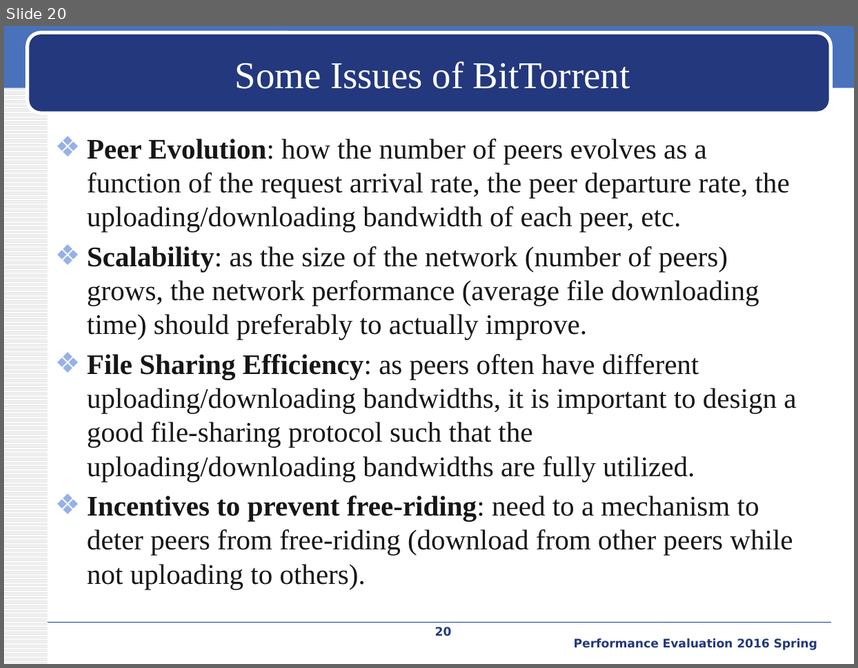
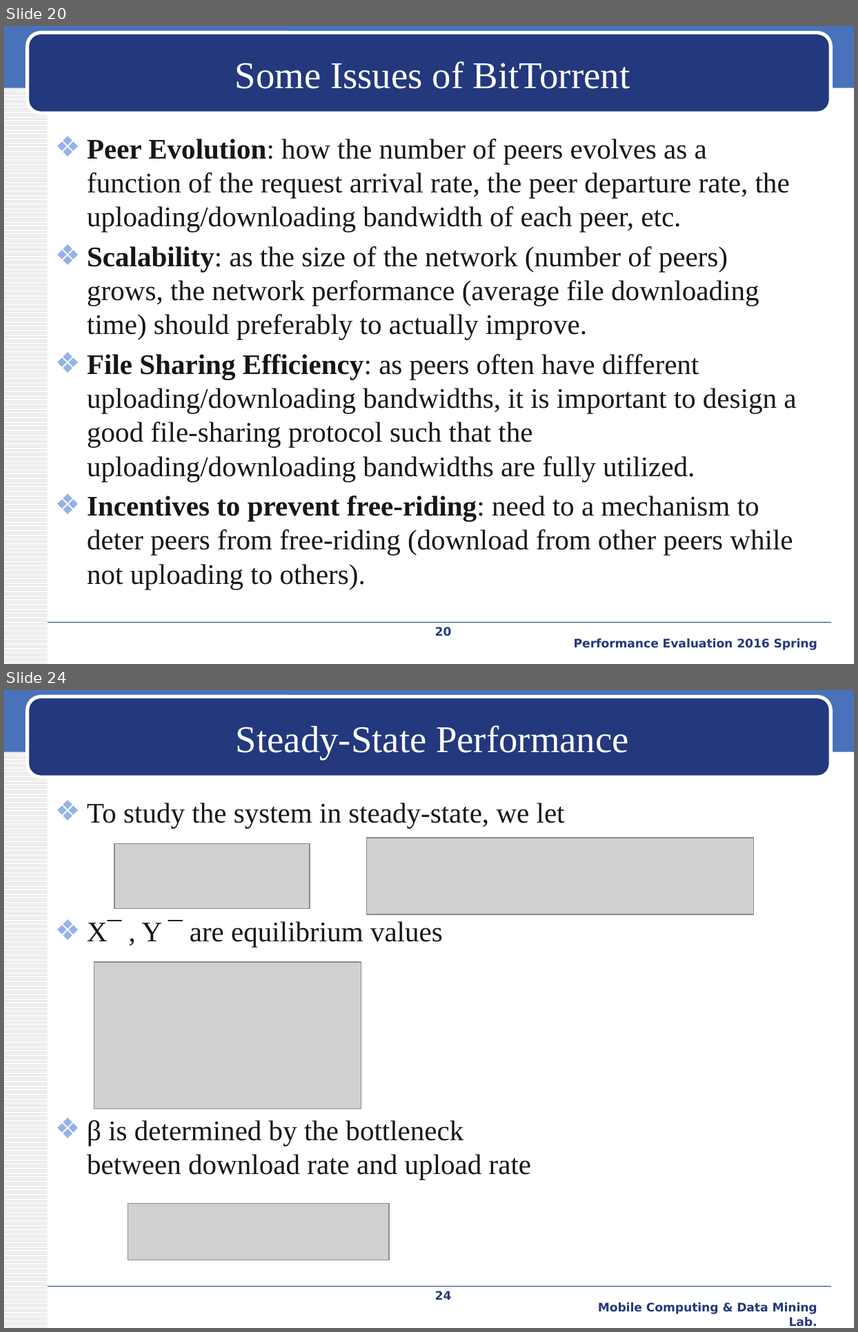
Before and after one commit to iamyuanchung/PE_104_2, a slide deck: final/BT-like-peer2peer.pptx. Shown one above the other, each under a label of ours: slide 20 before the commit, slides 20 and 24 after it; the slides between them are not shown. The pictures are 858x668 and 858x1332 pixels, drawn with LibreOffice and Linux fonts; fonts in the diff are those of the drawing; grey boxes stand for pictures; background and template pictures are left out. Boxes give left, top, right and bottom in pixels: in the first picture for what was removed or moved away, otherwise in the second. Text is boxed around its words. In the diff, an @@ line names an element or a change of style, - is before the commit and + after.

```diff
--- a/final/BT-like-peer2peer.pptx
+++ b/final/BT-like-peer2peer.pptx
@@ slide 24 added at (4, 690, 854, 1328), background #FFFFFF; not listed: 4 template elements that a slide beside it also shows @@
@@ title added at (236, 725, 629, 760), 32 pt, text #FFFFFF @@
+Steady-State Performance
@@ text added at (87, 802, 565, 1179), 24 pt, text #161616 @@
+❖ To study the system in steady-state, we let
+❖ X¯ , Y ¯ are equilibrium values
+❖ β is determined by the bottleneck
+  between download rate and upload rate
@@ picture added at (114, 843, 310, 909) @@
@@ picture added at (367, 838, 755, 914) @@
@@ picture added at (94, 962, 361, 1108) @@
@@ picture added at (128, 1203, 389, 1261) @@
@@ page number added at (435, 1290, 452, 1299), 10 pt, text #23387D, bold @@
+24
@@ text added at (598, 1302, 818, 1326), 10 pt, text #23387D, bold @@
+Mobile Computing & Data Mining Lab.
```
Also in this commit, not shown: 5 slides changed, 15 other slides added.
